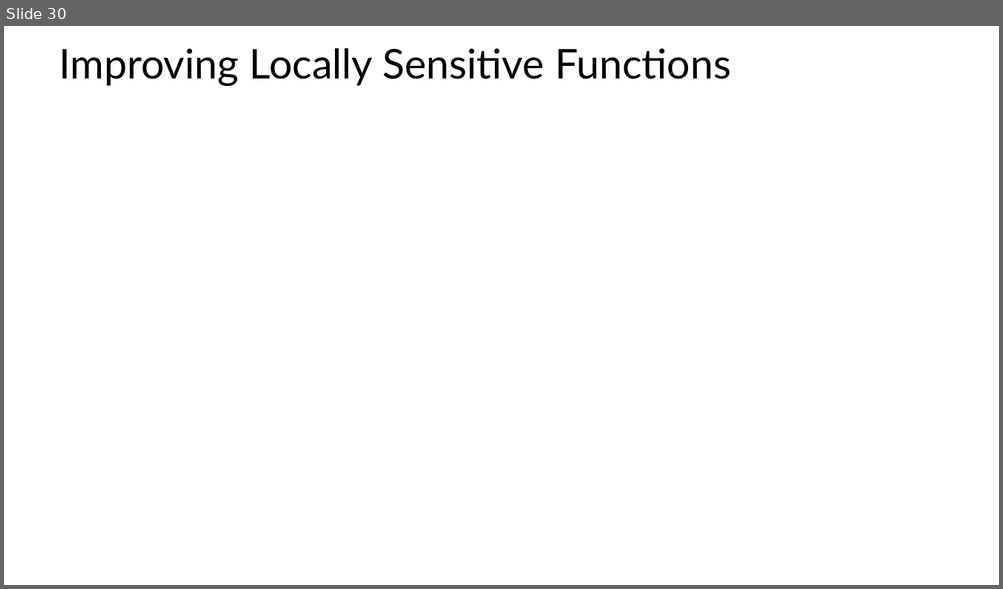
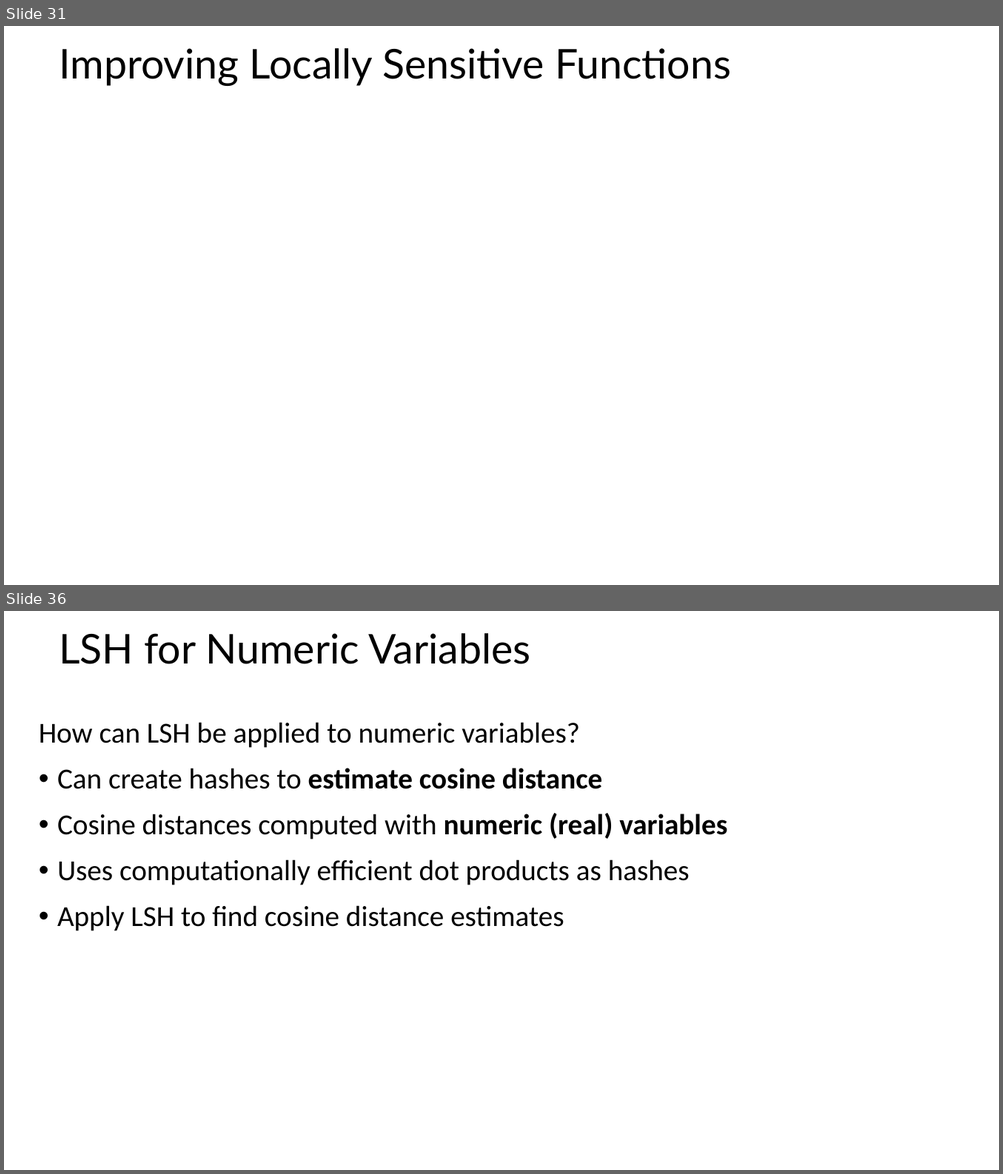
Before and after one commit to StephenElston/CSCI-E-108, a slide deck: slides/4_DistanceAndSimilarityMeasures_Part2.pptx. Shown one above the other, each under a label of ours: slide 30 before the commit, slides 31 and 36 after it; the slides between them are not shown. The pictures are 1003x589 and 1003x1174 pixels, drawn with LibreOffice and Linux fonts; fonts in the diff are those of the drawing; grey boxes stand for pictures. Boxes give left, top, right and bottom in pixels: in the first picture for what was removed or moved away, otherwise in the second. Text is boxed around its words. In the diff, an @@ line names an element or a change of style, - is before the commit and + after.

```diff
--- a/slides/4_DistanceAndSimilarityMeasures_Part2.pptx
+++ b/slides/4_DistanceAndSimilarityMeasures_Part2.pptx
@@ slide 36 added at bbox=[4, 611, 999, 1170], background #FFFFFF @@
@@ title added at bbox=[59, 633, 530, 664], 39.6 pt, text #000000 @@
+LSH for Numeric Variables
@@ text added at bbox=[39, 722, 727, 931], 28 pt, text #000000 @@
+How can LSH be applied to numeric variables?
+• Can create hashes to estimate cosine distance
+• Cosine distances computed with numeric (real) variables
+• Uses computationally efficient dot products as hashes
+• Apply LSH to find cosine distance estimates
@@ what was slide 30 is now slide 31 @@
```
Also in this commit, not shown: 3 slides changed, 9 other slides added.
